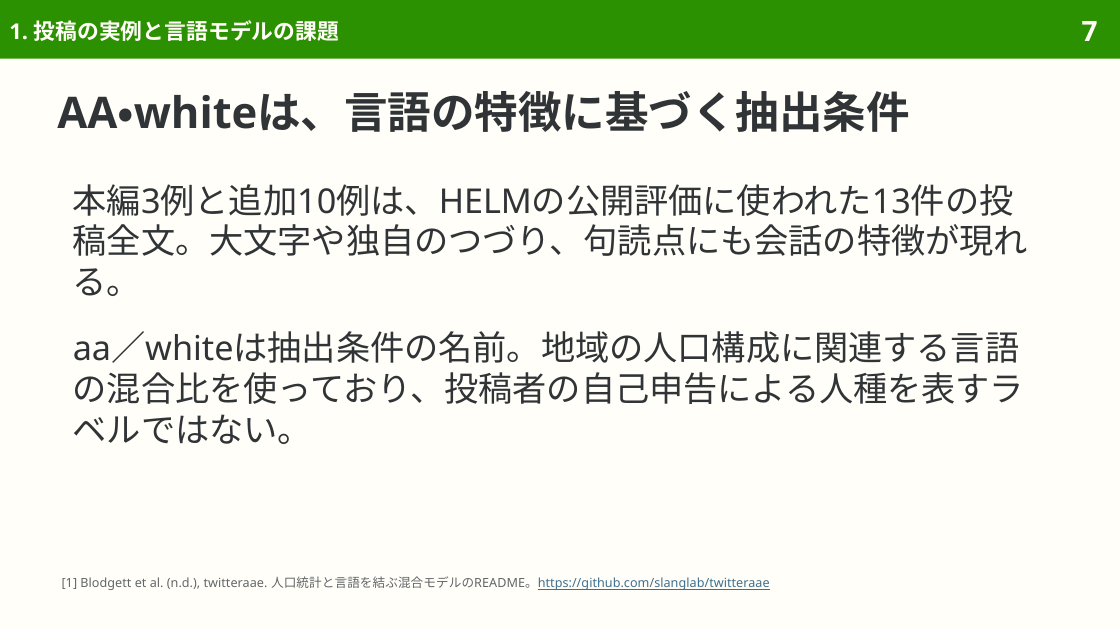
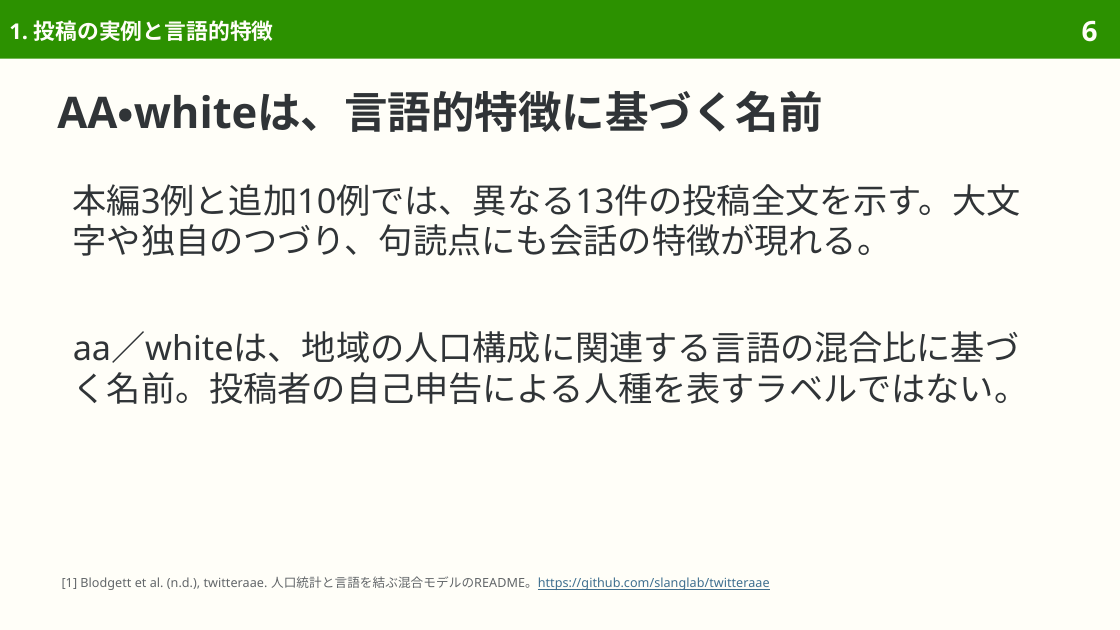
Before and after one commit to sasakiy84/datasets-in-10-minutes, a slide deck: slide 6 of slides/datasets-in-10-minutes-twitter-aae.pptx (slide 7 before the commit). Drawn at 1120x630 pixels with LibreOffice and Linux fonts; fonts in the diff are those of the drawing. Boxes give left, top, right and bottom in pixels: in the first picture for what was removed or moved away, otherwise in the second. Text is boxed around its words. In the diff, an @@ line names an element or a change of style, - is before the commit and + after.

```diff
--- a/slides/datasets-in-10-minutes-twitter-aae.pptx
+++ b/slides/datasets-in-10-minutes-twitter-aae.pptx
@@ title at <box>9,20,274,41</box>: text changed @@
-1. 投稿の実例と言語モデルの課題
+1. 投稿の実例と言語的特徴
@@ page number at <box>1082,20,1098,42</box>: text changed @@
-7
+6
@@ title at <box>57,91,823,132</box>: text changed @@
-AA・whiteは、言語の特徴に基づく抽出条件
+AA・whiteは、言語的特徴に基づく名前
@@ text at <box>73,184,1021,256</box>: text changed @@
-本編3例と追加10例は、HELMの公開評価に使われた13件の投稿全文。大文字や独自のつづり、句読点にも会話の特徴が現れる。
+本編3例と追加10例では、異なる13件の投稿全文を示す。大文字や独自のつづり、句読点にも会話の特徴が現れる。
@@ text at <box>73,331,1029,404</box>: text changed @@
-aa／whiteは抽出条件の名前。地域の人口構成に関連する言語の混合比を使っており、投稿者の自己申告による人種を表すラベルではない。
+aa／whiteは、地域の人口構成に関連する言語の混合比に基づく名前。投稿者の自己申告による人種を表すラベルではない。
```
Also in this commit, not shown: 27 other slides changed, 12 slides removed, 46 other files.
